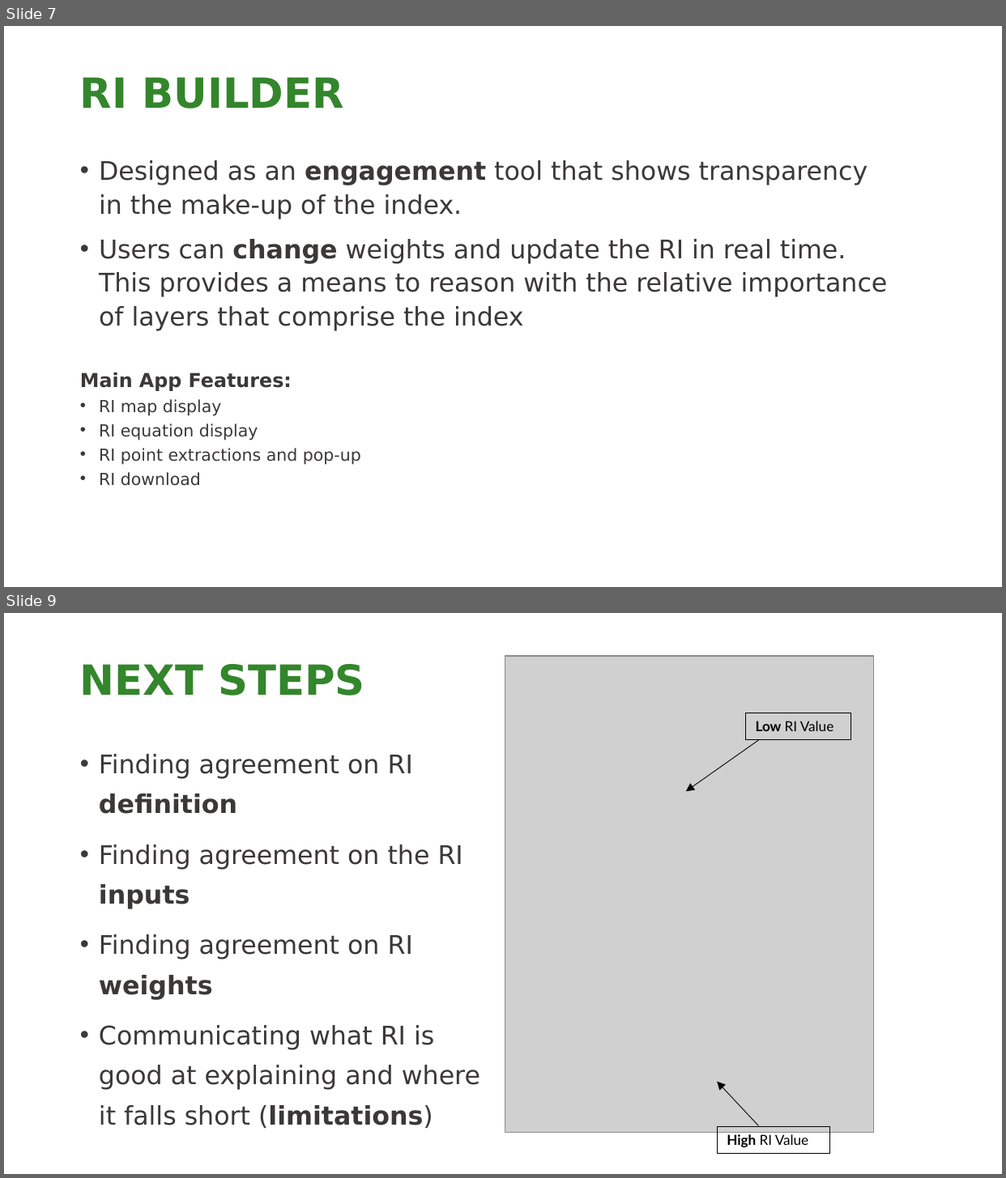
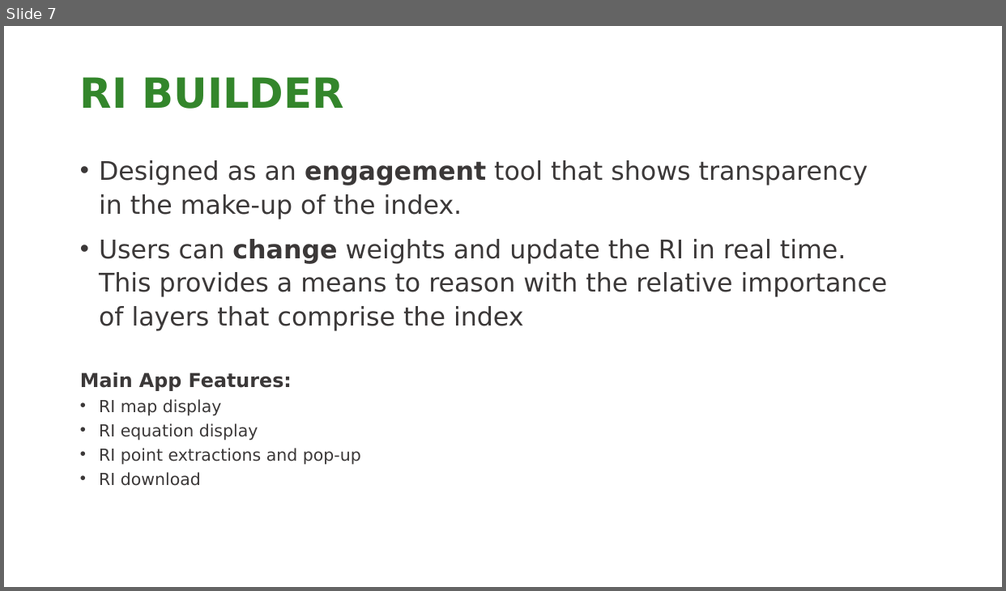
Before and after one commit to NCC-CNC/RI-proto, a slide deck: www/RI_GUIDE.pptx. Shown one above the other, each under a label of ours: slides 7 and 9 before the commit, slide 7 after it; the slides between them are not shown. The pictures are 1006x1178 and 1006x591 pixels, drawn with LibreOffice and Linux fonts; fonts in the diff are those of the drawing; grey boxes stand for pictures; background and template pictures are left out. Boxes give left, top, right and bottom in pixels: in the first picture for what was removed or moved away, otherwise in the second. Text is boxed around its words. In the diff, an @@ line names an element or a change of style, - is before the commit and + after.

```diff
--- a/www/RI_GUIDE.pptx
+++ b/www/RI_GUIDE.pptx
@@ slide 9 removed at [4, 613, 1002, 1174], background picture (left out) @@
@@ picture removed at [505, 656, 873, 1133] @@
@@ title removed at [80, 664, 365, 696] @@
-NEXT STEPS
@@ rectangle removed at [745, 713, 850, 739] @@
-Low RI Value
@@ text removed at [99, 754, 480, 1128] @@
-• Finding agreement on RI definition
-• Finding agreement on the RI inputs
-• Finding agreement on RI weights
-• Communicating what RI is good at explaining and where it falls short (limitations)
@@ arrow removed from (758, 739) to (685, 792) @@
@@ arrow removed from (758, 1126) to (717, 1082) @@
@@ rectangle removed at [717, 1127, 829, 1154] @@
-High RI Value
```
Also in this commit, not shown: 1 slide changed, 3 other files.
